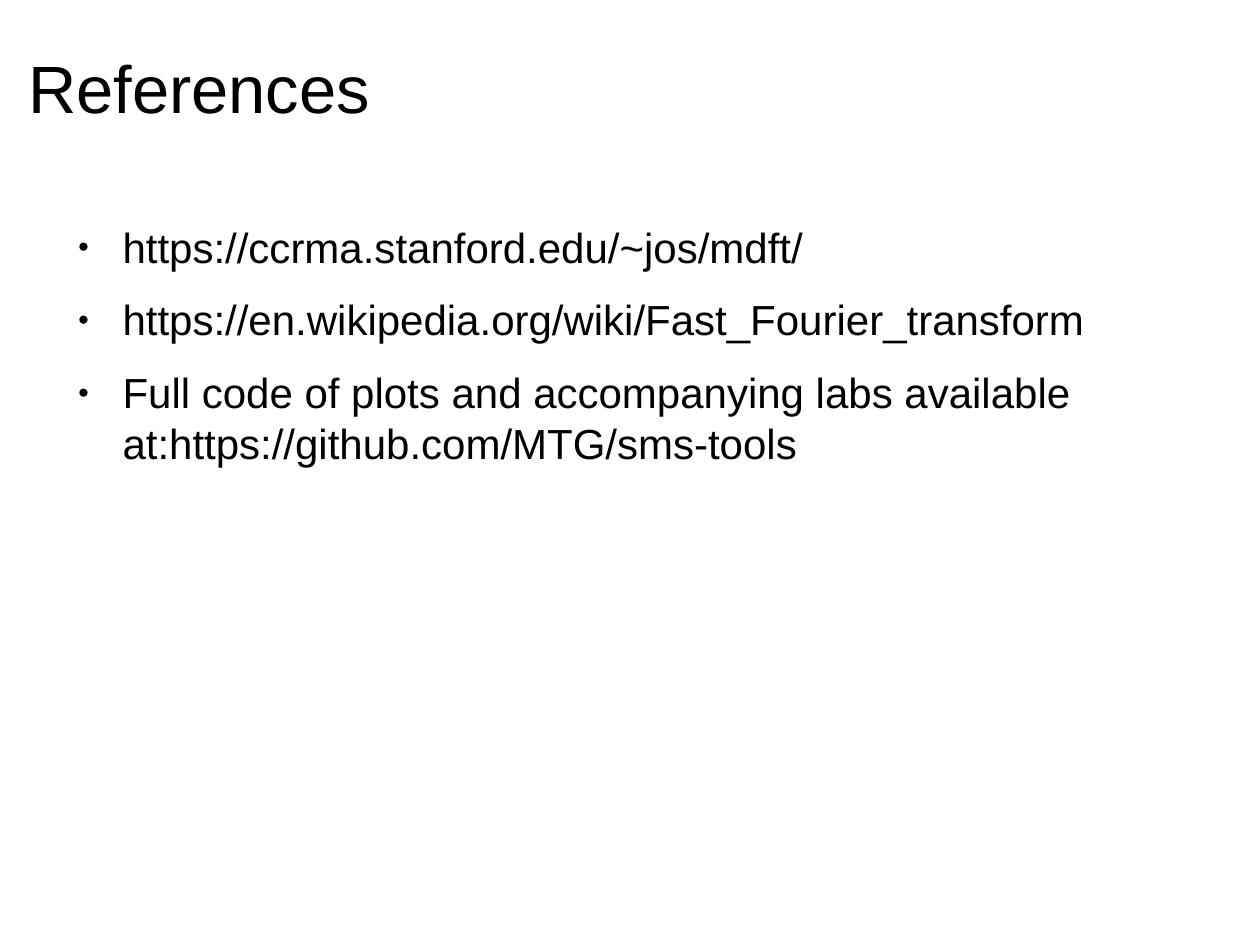
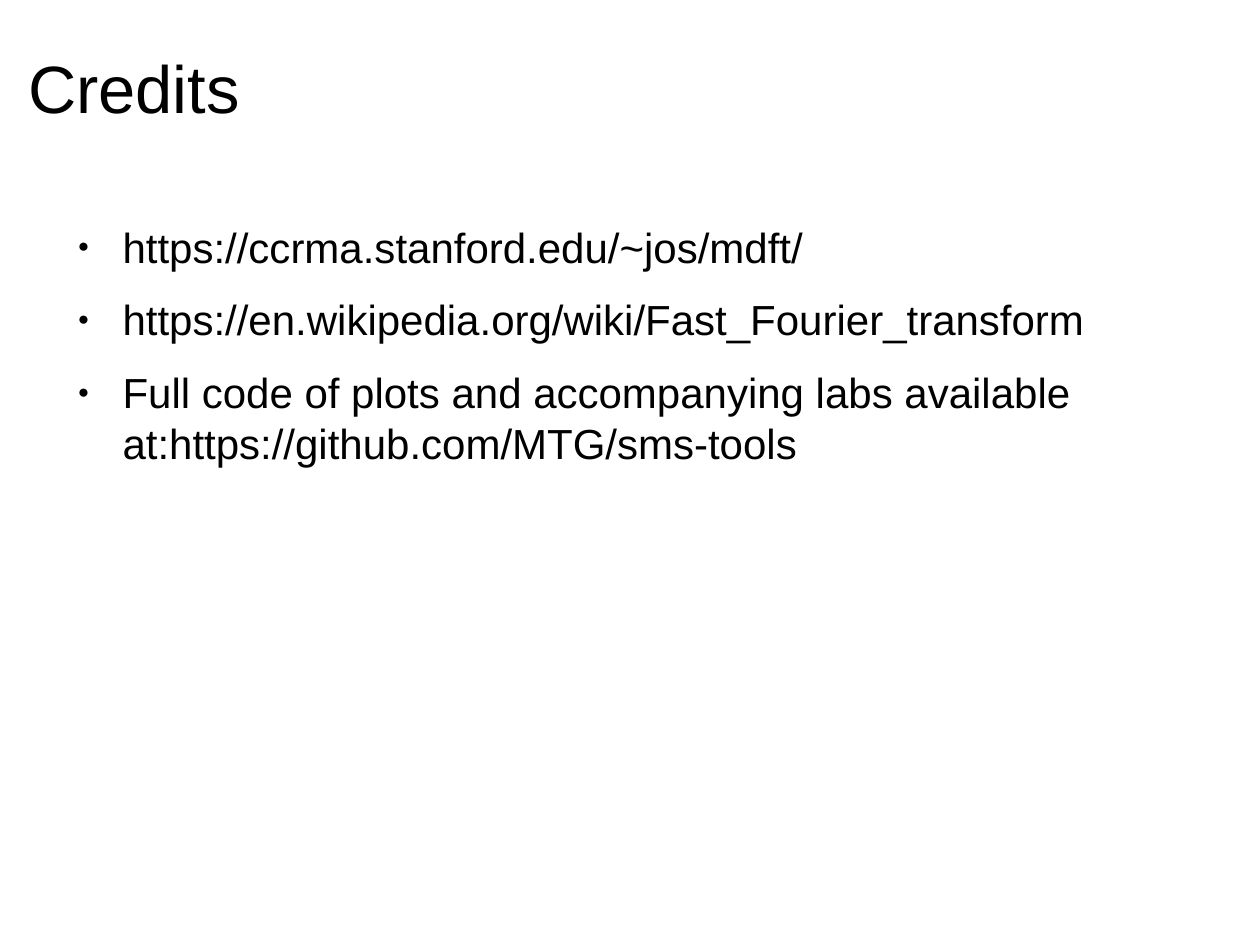
Before and after one commit to MTG/sms-tools, a slide deck: slide 12 of lectures/3-Fourier-theorems/Fourier-theorems-1.odp (slide 17 before the commit). Drawn at 1260x945 pixels with LibreOffice and Linux fonts; fonts in the diff are those of the drawing. Boxes give left, top, right and bottom in pixels: in the first picture for what was removed or moved away, otherwise in the second. Text is boxed around its words. In the diff, an @@ line names an element or a change of style, - is before the commit and + after.

```diff
--- a/lectures/3-Fourier-theorems/Fourier-theorems-1.odp
+++ b/lectures/3-Fourier-theorems/Fourier-theorems-1.odp
@@ title at (x1=28, y1=64, x2=240, y2=114): text changed @@
-References
+Credits
```
Also in this commit, not shown: 6 slides removed, 37 other files.
